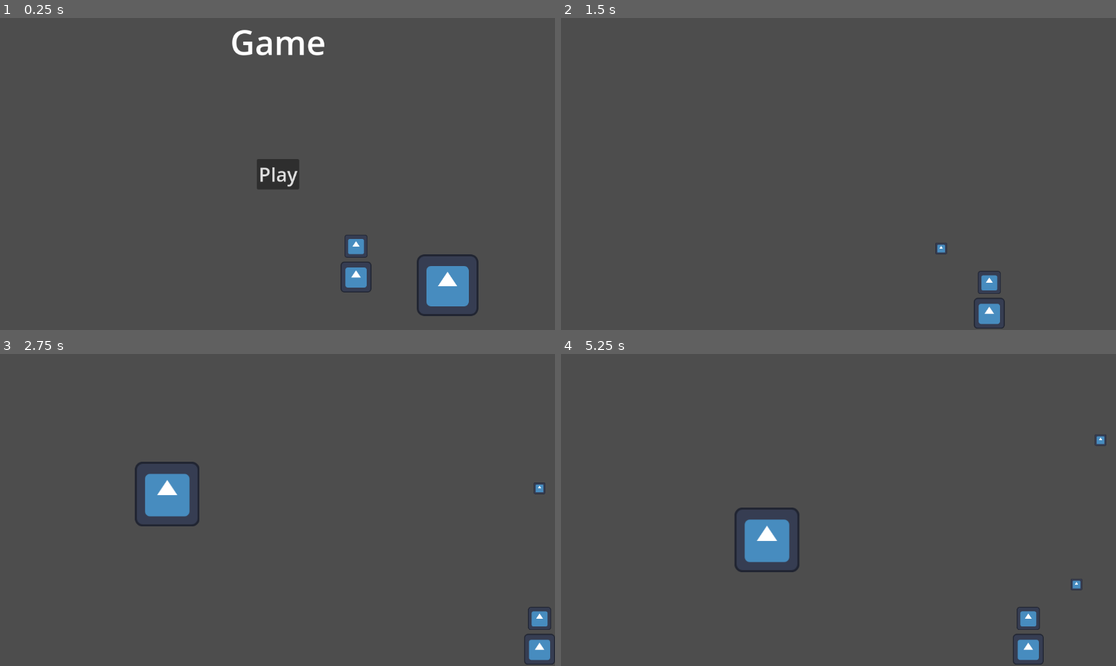
Above: before the commit, frames 1-4 (two rows, left to right).
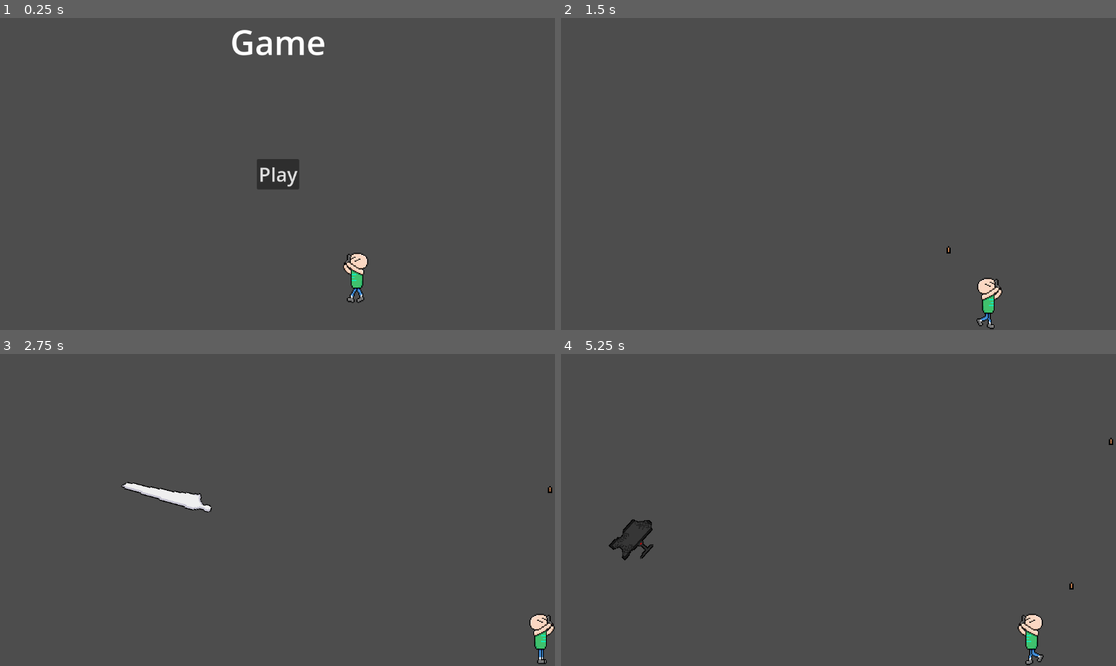
Above: after the commit, the same moments.

Repository: SpicyTime/DodgerGame
Game: Godot game, scene res://Game/game.tscn
Same seed, same stepped clock (60 frames per second), same inputs: the game is played once before the commit and once after it. The engine's default icon, where the game draws it, is replaced by a stand-in: a white triangle on a blue panel in a dark square.
Inputs:
- Up to frame 1 (0.25 s): no input
- Up to frame 2 (1.5 s): click "Play" at 0.5 s; tap Enter at 1.25 s; hold D (move_right) from 1.28 s (still down); tap Space (shoot) at 1.35 s
- Up to frame 3 (2.75 s): keep holding D (move_right); tap Space (shoot) at 2.1 s
- Up to frame 4 (5.25 s): release D (move_right) at 2.78 s; hold A (move_left) 2.78-3.53 s; tap Space (shoot) every 0.75 s from 2.85 to 5.1 s; hold D (move_right) 3.53-5.03 s; hold A (move_left) from 5.03 s (still down)

The runs differ from the first frame. In frame 1, 2.0% of the frame differs, in the area x 61-87%, y 69-96%; in frame 2, 0.7%; in frame 3, 2.3%; in frame 4, 2.6%, in the area x 8-100%, y 25-100%.

Commit message:
Added Sprites and sprite system for the falling objects. The gun now flips when the player flips

Diff:
--- a/Game/game.tscn
+++ b/Game/game.tscn
@@ -1,9 +1,8 @@
-[gd_scene load_steps=6 format=3 uid="uid://hkjlg3h4v7t6"]
+[gd_scene load_steps=5 format=3 uid="uid://hkjlg3h4v7t6"]
 
 [ext_resource type="PackedScene" uid="uid://ddpf73hwjtrgw" path="res://Player/player.tscn" id="1_80nbo"]
 [ext_resource type="PackedScene" uid="uid://b50usrvsoxxev" path="res://Hazards/object_spawner.tscn" id="2_1r4le"]
 [ext_resource type="PackedScene" uid="uid://dlfc6lg53fx7n" path="res://GUI/title_screen.tscn" id="3_7raqb"]
-[ext_resource type="PackedScene" uid="uid://bf8806hteunal" path="res://Pickups/Powerups/health_pickup.tscn" id="4_jcm6v"]
 
 [sub_resource type="WorldBoundaryShape2D" id="WorldBoundaryShape2D_80nbo"]
 distance = -11.0
@@ -43,6 +42,3 @@
 
 [node name="ObjectSpawner" parent="." instance=ExtResource("2_1r4le")]
 position = Vector2(0, -423)
-
-[node name="HealthPickup" parent="." instance=ExtResource("4_jcm6v")]
-position = Vector2(353, 231)
--- a/Hazards/falling_object.gd
+++ b/Hazards/falling_object.gd
@@ -1,13 +1,17 @@
 extends Sprite2D
 @export var speed: float = 300
 @onready var despawn_timer: Timer = $DespawnTimer
+@onready var collision_shape_2d: CollisionShape2D = $Hitbox/CollisionShape2D
+
+@onready var collision_shape_2d2: CollisionShape2D = $Hurtbox/CollisionShape2D
+
 var size: Constants.FallingObjectSize = Constants.FallingObjectSize.SMALL
 var pickup: Pickup = null
 
 var size_chances = {
-		Constants.FallingObjectSize.LARGE: 0.5,
-		Constants.FallingObjectSize.MEDIUM: 0.15,
-		Constants.FallingObjectSize.SMALL: 0.35
+		Constants.FallingObjectSize.LARGE: 0.05,
+		Constants.FallingObjectSize.MEDIUM: 0.65,
+		Constants.FallingObjectSize.SMALL: 0.30
 }
 var item_spawn_chances = {
 	Constants.FallingObjectSize.LARGE: 0.3,
@@ -35,9 +39,10 @@
 
 func should_spawn_item() -> bool:
 	var rand = randf()
-	if rand <= 1:
+	if rand <= item_spawn_chances[size]:
 		return true
 	return false
+
 func choose_powerup():
 	var types_size = Constants.PowerupType.keys().size()
 	var index = randi_range(0, types_size - 1)
@@ -48,23 +53,58 @@
 	var scene = load(scene_path).instantiate()
 
 	return scene
+func get_items_in_folder(path: String):
+	var items = []
+	var dir = DirAccess.open(path)
+	if dir:
+		dir.list_dir_begin()
+		var file_name = dir.get_next()
+		while file_name != "":
+			if not dir.current_is_dir() and file_name.ends_with(".png"):
+				items.append(file_name)
+			file_name = dir.get_next()
+		dir.list_dir_end()
+	return items
+func choose_object_texture() -> Texture2D:
+	var size_folder_path: String = ""
+	match(size):
+		Constants.FallingObjectSize.SMALL:
+			size_folder_path = "res://Assets/Sprites/Falling Objects/Small"
+		Constants.FallingObjectSize.MEDIUM:
+			size_folder_path = "res://Assets/Sprites/Falling Objects/Medium"
+		Constants.FallingObjectSize.LARGE:
+			size_folder_path = "res://Assets/Sprites/Falling Objects/Large"
+	var textures = get_items_in_folder(size_folder_path)
+	var index = randi_range(0, textures.size() - 1)
+	return load(size_folder_path + "/" + textures[index])
 func spawn_pickup(item):
 	pickup = item
-	add_child(item)
+
 func drop_pickup():
 	var game_node = get_tree().root.get_node("Game")
 	pickup.position = global_position
-	remove_child(pickup)
+
 	game_node.call_deferred("add_child", pickup)
+func create_collider():
+	if texture and collision_shape_2d and collision_shape_2d.shape is RectangleShape2D:
+		var texture_size = texture.get_size()
+		var shape := collision_shape_2d.shape as RectangleShape2D
+		shape.size = texture_size
+		collision_shape_2d2.shape = shape
+	else:
+		print("Collider or texture not properly set.")
+
 func _ready() -> void:
 	SignalBus.health_depleted.connect(_on_health_depleted)
-	apply_size()
-
+	size = pick_size()
+	rotation = randi_range(0, 360)
+	texture = choose_object_texture()
+	create_collider()
 	if should_spawn_item():
 		spawn_pickup(choose_powerup())
 func _physics_process(delta: float) -> void:
 	position.y += speed * delta
-
+	rotation += .015
 
 func _on_despawn_timer_timeout() -> void:
 	queue_free()
--- a/Hazards/falling_object.tscn
+++ b/Hazards/falling_object.tscn
@@ -6,12 +6,13 @@
 [ext_resource type="PackedScene" uid="uid://d3yrxgpxob382" path="res://Health System/hurt_box.tscn" id="4_xvv16"]
 [ext_resource type="Script" uid="uid://d1fapdy7cnpeu" path="res://Health System/health.gd" id="5_153sd"]
 
-[sub_resource type="CircleShape2D" id="CircleShape2D_dnpmd"]
-radius = 65.2674
+[sub_resource type="RectangleShape2D" id="RectangleShape2D_153sd"]
+
+[sub_resource type="RectangleShape2D" id="RectangleShape2D_xvv16"]
 
 [node name="FallingObject" type="Sprite2D"]
 position = Vector2(0, 1.90735e-06)
-scale = Vector2(0.3125, 0.3125)
+scale = Vector2(0.666, 0.666)
 texture = ExtResource("1_xvv16")
 script = ExtResource("1_dnpmd")
 
@@ -19,22 +20,22 @@
 wait_time = 10.0
 autostart = true
 
-[node name="Hitbox" parent="." instance=ExtResource("3_dnpmd")]
-collision_layer = 2
-
-[node name="CollisionShape2D" type="CollisionShape2D" parent="Hitbox"]
-shape = SubResource("CircleShape2D_dnpmd")
-
 [node name="Hurtbox" parent="." node_paths=PackedStringArray("health") instance=ExtResource("4_xvv16")]
 collision_layer = 2
 health = NodePath("../Health")
 
 [node name="CollisionShape2D" type="CollisionShape2D" parent="Hurtbox"]
-shape = SubResource("CircleShape2D_dnpmd")
+shape = SubResource("RectangleShape2D_153sd")
 
 [node name="Health" type="Node" parent="."]
 script = ExtResource("5_153sd")
 health = 1
 metadata/_custom_type_script = "uid://d1fapdy7cnpeu"
 
+[node name="Hitbox" parent="." instance=ExtResource("3_dnpmd")]
+collision_layer = 2
+
+[node name="CollisionShape2D" type="CollisionShape2D" parent="Hitbox"]
+shape = SubResource("RectangleShape2D_xvv16")
+
 [connection signal="timeout" from="DespawnTimer" to="." method="_on_despawn_timer_timeout"]
--- a/Hazards/object_spawner.gd
+++ b/Hazards/object_spawner.gd
@@ -10,7 +10,12 @@
 	var offset = randf_range(-max_x_offset, max_x_offset)
 	if GameManager.is_paused:
 		return
-	var object: Sprite2D = load("res://Hazards/falling_object.tscn").instantiate()
+	var rand = randf()
+	var object = null
+	if rand < 0.06:
+		object = load("res://Pickups/ammo_box.tscn").instantiate()
+	else:
+		object = load("res://Hazards/falling_object.tscn").instantiate()
 	object.position.x += offset
 	add_child(object)
 
--- a/Health System/hurt_box.gd
+++ b/Health System/hurt_box.gd
@@ -4,6 +4,6 @@
 func _on_area_entered(area: Area2D) -> void:
 	if area is Hitbox:
 		var new_health = health.health - area.damage
-
+		print("Hurtbox Entererd")
 		health.set_health(new_health)
 		SignalBus.received_damage.emit(area.damage)
--- a/Pickups/Powerups/health_pickup.tscn
+++ b/Pickups/Powerups/health_pickup.tscn
@@ -1,11 +1,17 @@
-[gd_scene load_steps=4 format=3 uid="uid://bf8806hteunal"]
+[gd_scene load_steps=5 format=3 uid="uid://bf8806hteunal"]
 
 [ext_resource type="PackedScene" uid="uid://d3j33ale2g5kx" path="res://Pickups/Powerups/powerup.tscn" id="1_ejhao"]
 [ext_resource type="Script" uid="uid://bpthwmrfrj4mm" path="res://Pickups/Powerups/health_pickup.gd" id="2_uo5u6"]
-[ext_resource type="Texture2D" uid="uid://bqca3n2yssy3h" path="res://icon.svg" id="3_ecl8n"]
+[ext_resource type="Texture2D" uid="uid://dnr2lns700vqq" path="res://Assets/Sprites/Health.png" id="3_ecl8n"]
+
+[sub_resource type="CircleShape2D" id="CircleShape2D_rysmb"]
+radius = 61.7261
 
 [node name="HealthPickup" instance=ExtResource("1_ejhao")]
 script = ExtResource("2_uo5u6")
 
 [node name="Sprite2D" parent="." index="0"]
 texture = ExtResource("3_ecl8n")
+
+[node name="CollisionShape2D" parent="Area2D" index="0"]
+shape = SubResource("CircleShape2D_rysmb")
--- /dev/null
+++ b/Pickups/ammo_box.gd
@@ -0,0 +1,5 @@
+extends "res://Pickups/pickup.gd"
+
+func apply_effect(body):
+	if body.has_method("add_bullets"):
+		body.add_bullets(15)
--- /dev/null
+++ b/Pickups/ammo_box.tscn
@@ -0,0 +1,11 @@
+[gd_scene load_steps=4 format=3 uid="uid://bv6xkanl1oop5"]
+
+[ext_resource type="PackedScene" uid="uid://bwlt157v5cce4" path="res://Pickups/pickup.tscn" id="1_nqog8"]
+[ext_resource type="Texture2D" uid="uid://bqca3n2yssy3h" path="res://icon.svg" id="2_137bv"]
+[ext_resource type="Script" uid="uid://cxesv7aasw8pk" path="res://Pickups/ammo_box.gd" id="2_m65on"]
+
+[node name="AmmoBox" instance=ExtResource("1_nqog8")]
+script = ExtResource("2_m65on")
+
+[node name="Sprite2D" parent="." index="0"]
+texture = ExtResource("2_137bv")
--- a/Pickups/pickup.gd
+++ b/Pickups/pickup.gd
@@ -1,12 +1,15 @@
 class_name Pickup
-extends Area2D
+extends RigidBody2D
+
+var speed = 600
+func _ready() -> void:
+	gravity_scale = 1
+
+func apply_effect(body):
+	pass
 
 
-
-func _on_body_entered(body: Node2D) -> void:
+func _on_area_2d_body_entered(body: Node2D) -> void:
 	if body is Player:
 		apply_effect(body)
 		queue_free()
-
-func apply_effect(body):
-	pass
--- a/Pickups/pickup.tscn
+++ b/Pickups/pickup.tscn
@@ -1,16 +1,28 @@
-[gd_scene load_steps=3 format=3 uid="uid://bwlt157v5cce4"]
+[gd_scene load_steps=4 format=3 uid="uid://bwlt157v5cce4"]
 
 [ext_resource type="Script" uid="uid://dflp22kr4nbw1" path="res://Pickups/pickup.gd" id="1_0pywb"]
 
 [sub_resource type="CircleShape2D" id="CircleShape2D_vx7qd"]
-radius = 70.3491
+radius = 32.0984
 
-[node name="Pickup" type="Area2D"]
+[sub_resource type="CircleShape2D" id="CircleShape2D_0pywb"]
+radius = 82.6372
+
+[node name="Pickup" type="RigidBody2D"]
 script = ExtResource("1_0pywb")
 
 [node name="Sprite2D" type="Sprite2D" parent="."]
+scale = Vector2(0.666, 0.666)
 
 [node name="CollisionShape2D" type="CollisionShape2D" parent="."]
+scale = Vector2(0.666, 0.666)
 shape = SubResource("CircleShape2D_vx7qd")
 
+[node name="Area2D" type="Area2D" parent="."]
+scale = Vector2(0.666, 0.666)
+
+[node name="CollisionShape2D" type="CollisionShape2D" parent="Area2D"]
+shape = SubResource("CircleShape2D_0pywb")
+
 [connection signal="body_entered" from="." to="." method="_on_body_entered"]
+[connection signal="body_entered" from="Area2D" to="." method="_on_area_2d_body_entered"]
--- a/Player/player.gd
+++ b/Player/player.gd
@@ -2,36 +2,57 @@
 extends CharacterBody2D
 @export var speed := 750.0
 @onready var health: Health = $Health
+@onready var animated_sprite_2d: AnimatedSprite2D = $AnimatedSprite2D
+@onready var gun: Node2D = $Gun
 
 var gravity: float = 9.8
 var powerups = []
-
-
+var bullets: int = 500
+var gun_flipped
 func add_health(amount):
 	powerups.append(Constants.PowerupType.HEALTH)
 	health.set_max_health(health.max_health + amount)
 	health.restore_health()
-
+func add_bullets(amount: int):
+	bullets += amount
 func _ready()-> void:
 	SignalBus.health_depleted.connect(_on_health_depleted)
-
+	gun_flipped = gun.position.x * -1
 func _physics_process(delta: float) -> void:
 	if GameManager.is_paused:
 		return
 
 	velocity = Vector2.ZERO
 
+	# Handle horizontal input
 	if Input.is_action_pressed("move_left"):
-		velocity.x -= 1
-	if Input.is_action_pressed("move_right"):
-		velocity.x += 1
-	if Input.is_action_just_pressed("shoot"):
-		$Gun.shoot()
+		velocity.x = -1
+		animated_sprite_2d.flip_h = false
+		gun.position.x = -gun_flipped
+	elif Input.is_action_pressed("move_right"):
+		velocity.x = 1
+		animated_sprite_2d.flip_h = true
+		gun.position.x = gun_flipped
+
+	# Handle shooting
+	if Input.is_action_just_pressed("shoot") and bullets > 0:
+		gun.shoot()
+		bullets -= 1
+
+	# Gravity
 	if not is_on_floor():
 		velocity.y += gravity * delta
+
+	# Apply speed
 	velocity = velocity.normalized() * speed
+	move_and_slide()
 
-	move_and_slide()
+	# Animation
+	if velocity.x != 0:
+		animated_sprite_2d.play("walk")
+	else:
+		animated_sprite_2d.play("idle")
+
 func _on_health_depleted(health_object):
 	if health_object == $Health:
 		queue_free()
--- a/Player/player.tscn
+++ b/Player/player.tscn
@@ -1,29 +1,76 @@
-[gd_scene load_steps=8 format=3 uid="uid://ddpf73hwjtrgw"]
+[gd_scene load_steps=14 format=3 uid="uid://ddpf73hwjtrgw"]
 
-[ext_resource type="Texture2D" uid="uid://bqca3n2yssy3h" path="res://icon.svg" id="1_4flbx"]
 [ext_resource type="Script" uid="uid://d2bjmjcqjwx7f" path="res://Player/player.gd" id="1_4ntmi"]
+[ext_resource type="Texture2D" uid="uid://br16b475hf82f" path="res://Assets/Sprites/Idle.png" id="2_fhl08"]
+[ext_resource type="Texture2D" uid="uid://gvk58ei2jpfr" path="res://Assets/Sprites/Walk.png" id="2_k53q1"]
 [ext_resource type="Script" uid="uid://d1fapdy7cnpeu" path="res://Health System/health.gd" id="4_k53q1"]
 [ext_resource type="PackedScene" uid="uid://d3yrxgpxob382" path="res://Health System/hurt_box.tscn" id="5_fhl08"]
 [ext_resource type="PackedScene" uid="uid://cd0rx1ebkxlyc" path="res://Weapons/gun.tscn" id="5_k53q1"]
 
-[sub_resource type="RectangleShape2D" id="RectangleShape2D_onrkg"]
-size = Vector2(64, 63)
+[sub_resource type="AtlasTexture" id="AtlasTexture_vtle1"]
+atlas = ExtResource("2_k53q1")
+region = Rect2(0, 0, 81, 162)
 
-[sub_resource type="CircleShape2D" id="CircleShape2D_k53q1"]
-radius = 32.9848
+[sub_resource type="AtlasTexture" id="AtlasTexture_od3ui"]
+atlas = ExtResource("2_k53q1")
+region = Rect2(81, 0, 81, 162)
+
+[sub_resource type="AtlasTexture" id="AtlasTexture_00tjw"]
+atlas = ExtResource("2_k53q1")
+region = Rect2(162, 0, 81, 162)
+
+[sub_resource type="AtlasTexture" id="AtlasTexture_x3vf3"]
+atlas = ExtResource("2_k53q1")
+region = Rect2(0, 162, 81, 162)
+
+[sub_resource type="SpriteFrames" id="SpriteFrames_x3vf3"]
+animations = [{
+"frames": [{
+"duration": 1.0,
+"texture": ExtResource("2_fhl08")
+}],
+"loop": true,
+"name": &"idle",
+"speed": 5.0
+}, {
+"frames": [{
+"duration": 1.0,
+"texture": SubResource("AtlasTexture_vtle1")
+}, {
+"duration": 1.0,
+"texture": SubResource("AtlasTexture_od3ui")
+}, {
+"duration": 1.0,
+"texture": SubResource("AtlasTexture_00tjw")
+}, {
+"duration": 1.0,
+"texture": SubResource("AtlasTexture_x3vf3")
+}],
+"loop": true,
+"name": &"walk",
+"speed": 8.0
+}]
+
+[sub_resource type="CapsuleShape2D" id="CapsuleShape2D_k53q1"]
+radius = 40.0
+height = 160.0
+
+[sub_resource type="RectangleShape2D" id="RectangleShape2D_fhl08"]
+size = Vector2(48.048, 132.132)
 
 [node name="Player" type="CharacterBody2D"]
+scale = Vector2(0.666, 0.666)
 script = ExtResource("1_4ntmi")
 
+[node name="AnimatedSprite2D" type="AnimatedSprite2D" parent="."]
+sprite_frames = SubResource("SpriteFrames_x3vf3")
+animation = &"walk"
+
 [node name="CollisionShape2D" type="CollisionShape2D" parent="."]
-shape = SubResource("RectangleShape2D_onrkg")
-
-[node name="Sprite2D" type="Sprite2D" parent="."]
-scale = Vector2(0.5, 0.5)
-texture = ExtResource("1_4flbx")
+shape = SubResource("CapsuleShape2D_k53q1")
 
 [node name="Gun" parent="." instance=ExtResource("5_k53q1")]
-position = Vector2(0, -64)
+position = Vector2(-24, -72)
 
 [node name="Health" type="Node" parent="."]
 script = ExtResource("4_k53q1")
@@ -36,4 +83,5 @@
 health = NodePath("../Health")
 
 [node name="CollisionShape2D" type="CollisionShape2D" parent="Hurtbox"]
-shape = SubResource("CircleShape2D_k53q1")
+position = Vector2(0, 6.006)
+shape = SubResource("RectangleShape2D_fhl08")
--- a/Weapons/bullet.tscn
+++ b/Weapons/bullet.tscn
@@ -1,7 +1,7 @@
 [gd_scene load_steps=4 format=3 uid="uid://drtoqxydmrrqc"]
 
 [ext_resource type="Script" uid="uid://b0jkq2kmn43ju" path="res://Weapons/bullet.gd" id="1_nx4t3"]
-[ext_resource type="Texture2D" uid="uid://bqca3n2yssy3h" path="res://icon.svg" id="2_jxno6"]
+[ext_resource type="Texture2D" uid="uid://bpjmpemg5hc7l" path="res://Assets/Sprites/Bullet.png" id="2_nx4t3"]
 
 [sub_resource type="CircleShape2D" id="CircleShape2D_5d5sa"]
 radius = 8.0
@@ -13,8 +13,7 @@
 metadata/_custom_type_script = "uid://hwyw5yg3tfch"
 
 [node name="Sprite2D" type="Sprite2D" parent="."]
-scale = Vector2(0.1875, 0.1875)
-texture = ExtResource("2_jxno6")
+texture = ExtResource("2_nx4t3")
 
 [node name="CollisionShape2D" type="CollisionShape2D" parent="."]
 shape = SubResource("CircleShape2D_5d5sa")
--- a/Weapons/gun.tscn
+++ b/Weapons/gun.tscn
@@ -1,14 +1,9 @@
-[gd_scene load_steps=3 format=3 uid="uid://cd0rx1ebkxlyc"]
+[gd_scene load_steps=2 format=3 uid="uid://cd0rx1ebkxlyc"]
 
 [ext_resource type="Script" uid="uid://styorydcw2fk" path="res://Weapons/gun.gd" id="1_qgdr8"]
-[ext_resource type="Texture2D" uid="uid://bqca3n2yssy3h" path="res://icon.svg" id="2_4reym"]
 
 [node name="Gun" type="Node2D"]
 script = ExtResource("1_qgdr8")
 
-[node name="Sprite2D" type="Sprite2D" parent="."]
-scale = Vector2(0.375, 0.375)
-texture = ExtResource("2_4reym")
-
 [node name="Marker2D" type="Marker2D" parent="."]
 position = Vector2(0, -24)
--- a/project.godot
+++ b/project.godot
@@ -45,5 +45,6 @@
 
 [rendering]
 
+textures/canvas_textures/default_texture_filter=0
 renderer/rendering_method="gl_compatibility"
 renderer/rendering_method.mobile="gl_compatibility"
Binary file added: Assets/Sprites/Bullet.png
Not shown, added: Assets/Sprites/Bullet.png.import
Binary file added: Assets/Sprites/Falling Objects/Large/Coal.png
Not shown, added: Assets/Sprites/Falling Objects/Large/Coal.png.import
Binary file added: Assets/Sprites/Falling Objects/Large/SatelliteDish.png
Not shown, added: Assets/Sprites/Falling Objects/Large/SatelliteDish.png.import
Binary file added: Assets/Sprites/Falling Objects/Large/Turbine.png
Not shown, added: Assets/Sprites/Falling Objects/Large/Turbine.png.import
Binary file added: Assets/Sprites/Falling Objects/Medium/Barrel.png
Not shown, added: Assets/Sprites/Falling Objects/Medium/Barrel.png.import
Binary file added: Assets/Sprites/Falling Objects/Medium/BentSteelBeam.png
Not shown, added: Assets/Sprites/Falling Objects/Medium/BentSteelBeam.png.import
(and 20 more such lines)
